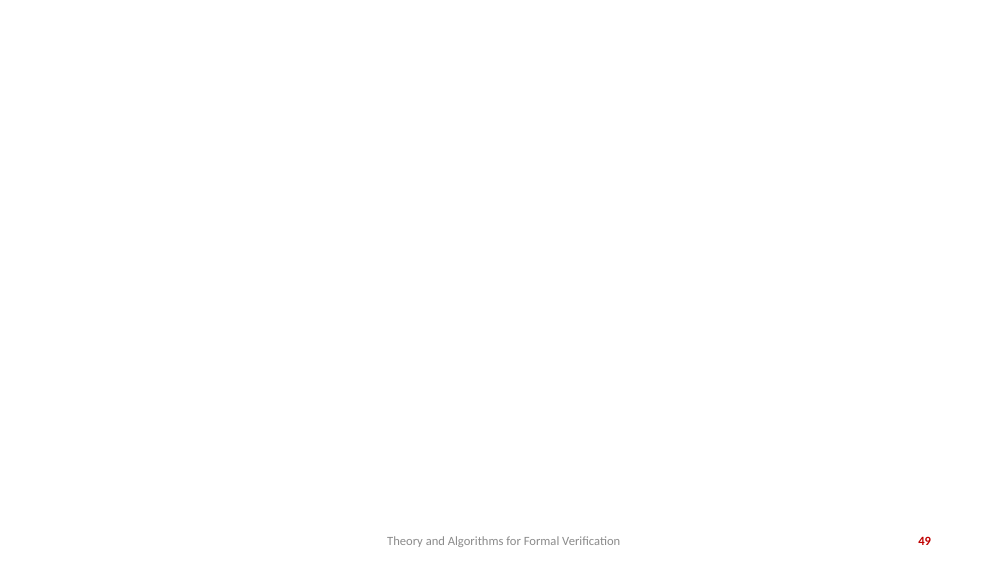
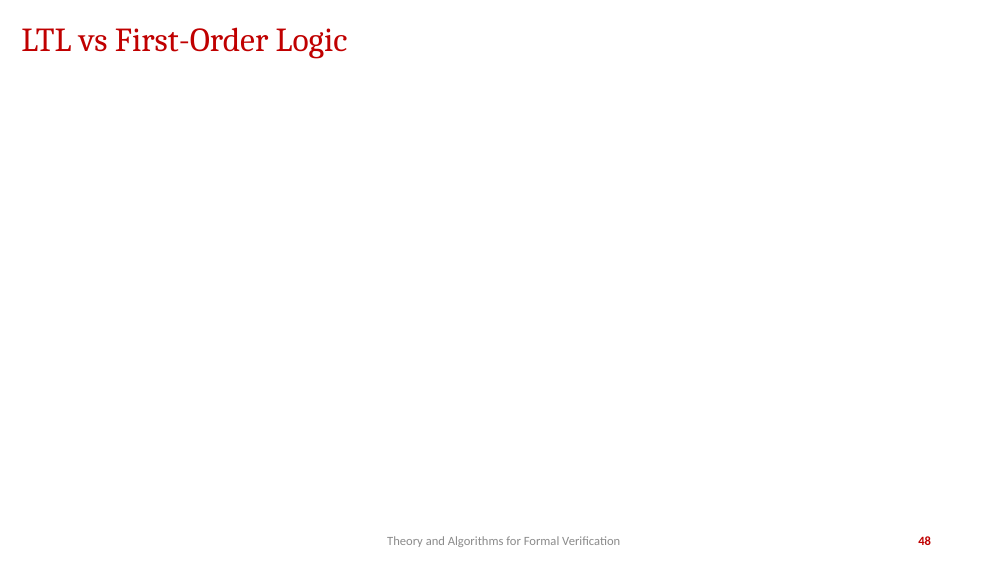
Before and after one commit to jdeshmukh/jdeshmukh.github.io, a slide deck: slide 48 of teaching/fvTheorySlides/LTL.pptx (slide 49 before the commit). Drawn at 1008x567 pixels with LibreOffice and Linux fonts; fonts in the diff are those of the drawing; grey boxes stand for pictures; background and template pictures are left out. Boxes give left, top, right and bottom in pixels: in the first picture for what was removed or moved away, otherwise in the second. Text is boxed around its words. In the diff, an @@ line names an element or a change of style, - is before the commit and + after.

```diff
--- a/teaching/fvTheorySlides/LTL.pptx
+++ b/teaching/fvTheorySlides/LTL.pptx
@@ title added at (21,27,348,59), 32 pt, text #C00000 @@
+LTL vs First-Order Logic
@@ page number at (918,536,931,545): text changed @@
-49
+48
```
Also in this commit, not shown: 1 other slide changed, 3 other files.
